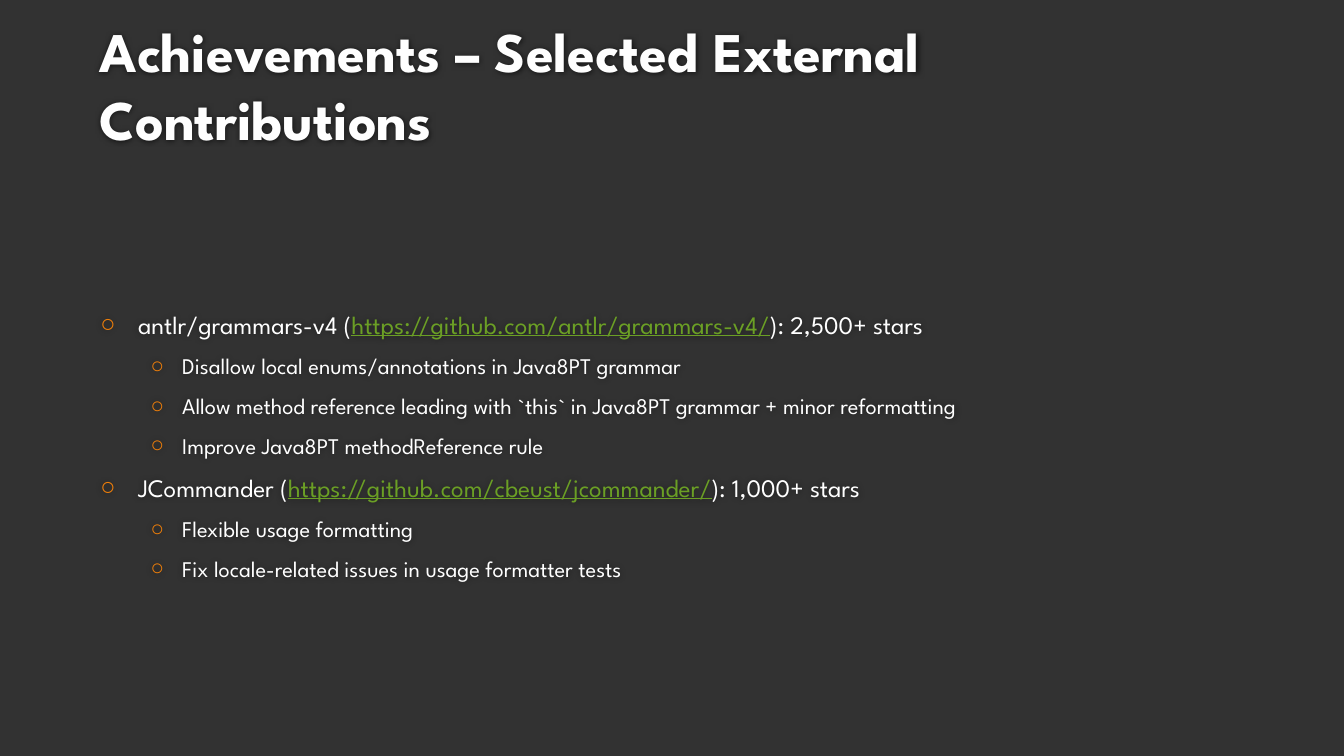
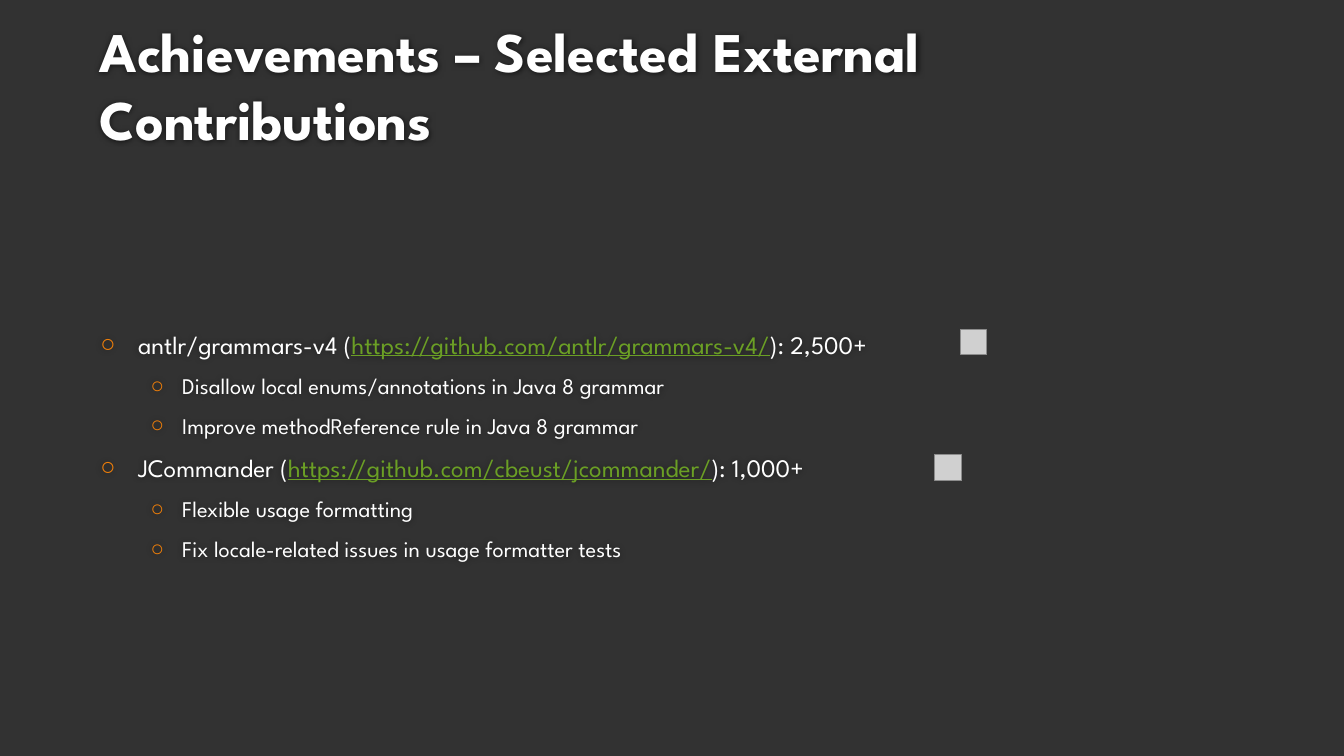
Before and after one commit to dozmus/csar, a slide deck: slide 11 of design-docs/Viva.pptx (slide 8 before the commit). Drawn at 1344x756 pixels with LibreOffice and Linux fonts; fonts in the diff are those of the drawing; grey boxes stand for pictures; background and template pictures are left out. Boxes give left, top, right and bottom in pixels: in the first picture for what was removed or moved away, otherwise in the second. Text is boxed around its words. In the diff, an @@ line names an element or a change of style, - is before the commit and + after.

```diff
--- a/design-docs/Viva.pptx
+++ b/design-docs/Viva.pptx
@@ text at (138,336,867,483): text changed; size 16 to 18 pt @@
-○ antlr/grammars-v4 (https://github.com/antlr/grammars-v4/): 2,500+ stars
-  ○ Disallow local enums/annotations in Java8PT grammar
-  ○ Allow method reference leading with `this` in Java8PT grammar + minor reformatting
-  ○ Improve Java8PT methodReference rule
-○ JCommander (https://github.com/cbeust/jcommander/): 1,000+ stars
+○ antlr/grammars-v4 (https://github.com/antlr/grammars-v4/): 2,500+
+  ○ Disallow local enums/annotations in Java 8 grammar
+  ○ Improve methodReference rule in Java 8 grammar
+○ JCommander (https://github.com/cbeust/jcommander/): 1,000+
@@ picture added at (961,330,987,355) @@
@@ picture added at (935,455,962,481) @@
```
Also in this commit, not shown: 5 other slides changed, 7 slides added, 2 slides removed.
